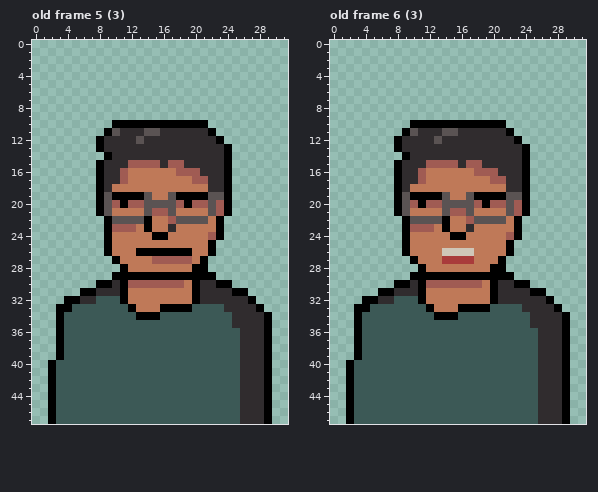
Edited in one commit: pixel-art file (res/ase/customers.aseprite). The picture above was drawn from the file before the commit.
32x48 pixels, 10 frames. Shown: old frame 5 (3), old frame 6 (3). The commit also changed other frames, which this record leaves out.
After the commit:
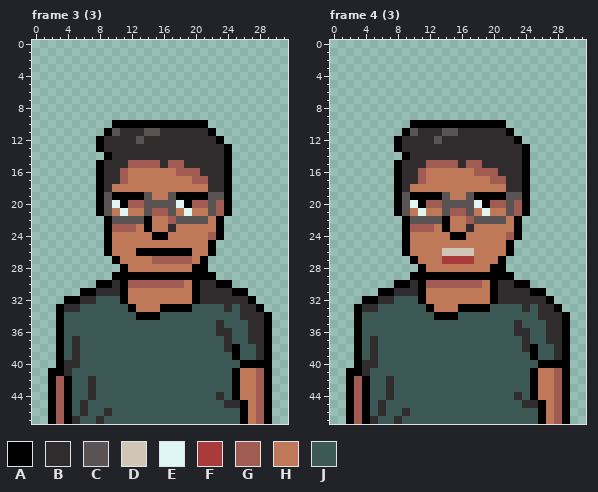
Palette (. is transparent): A #000000  B #302c2e  C #5a5353  D #cfc6b8  E #dff6f5  F #a93b3b  G #a05b53  H #bf7958  J #3c5956
A new or re-ordered frame is compared with the old frame closest to it.
From old to new:
frames re-ordered
Frame 3 (3) against old frame 5 (3), layer "Base layer":
Colour A replaces colour B in row 40 at x 26 to 28; in rows 45 to 47 at x 26.
Colour A replaces colour J in rows 38 to 39 at x 25; in row 40 at x 3; in row 41 at x 3 and 25; in rows 42 to 44 at x 4 and 25; in rows 45 to 47 at x 4.
Colour B replaces colour A in row 33 at x 4.
Colour B replaces colour J in row 33 at x 5; in row 35 at x 23; in row 36 at x 23 to 24; in rows 37 to 38 at x 5 and 24; in row 39 at x 5; in row 40 at x 4 to 5.
Colour B replaces colour J in row 41 at x 4; in rows 42 to 43 at x 7; in row 44 at x 7 and 23; in row 45 at x 6 and 24 to 25; in row 46 at x 6 and 9; in row 47 at x 5 and 8.
Colour E replaces colour G in row 20 at x 10 and 18.
Colour E replaces colour H in row 21 at x 11 and 19.
Colour G replaces colour B in rows 41 to 47 at x 28.
Colour G replaces colour J in rows 42 to 47 at x 3.
Colour H replaces colour B in rows 41 to 44 at x 26 to 27; in rows 45 to 47 at x 27.
Colour J replaces colour B in rows 33 to 34 at x 25; in row 35 at x 25 to 26; in rows 36 to 37 at x 26; in rows 38 to 39 at x 26 to 27.
Colour A is removed in row 40 at x 2.
Frame 4 (3) against old frame 6 (3), layer "Base layer": the same change as frame 3 (3)
Pixel boxes of the changes (left, top, right, bottom) in both pictures:
changed: (112, 200, 128, 216)
changed: (176, 200, 192, 216)
changed: (48, 304, 112, 424)
changed: (216, 304, 264, 424)
changed: (410, 200, 426, 216)
changed: (474, 200, 490, 216)
changed: (346, 304, 410, 424)
changed: (514, 304, 562, 424)
